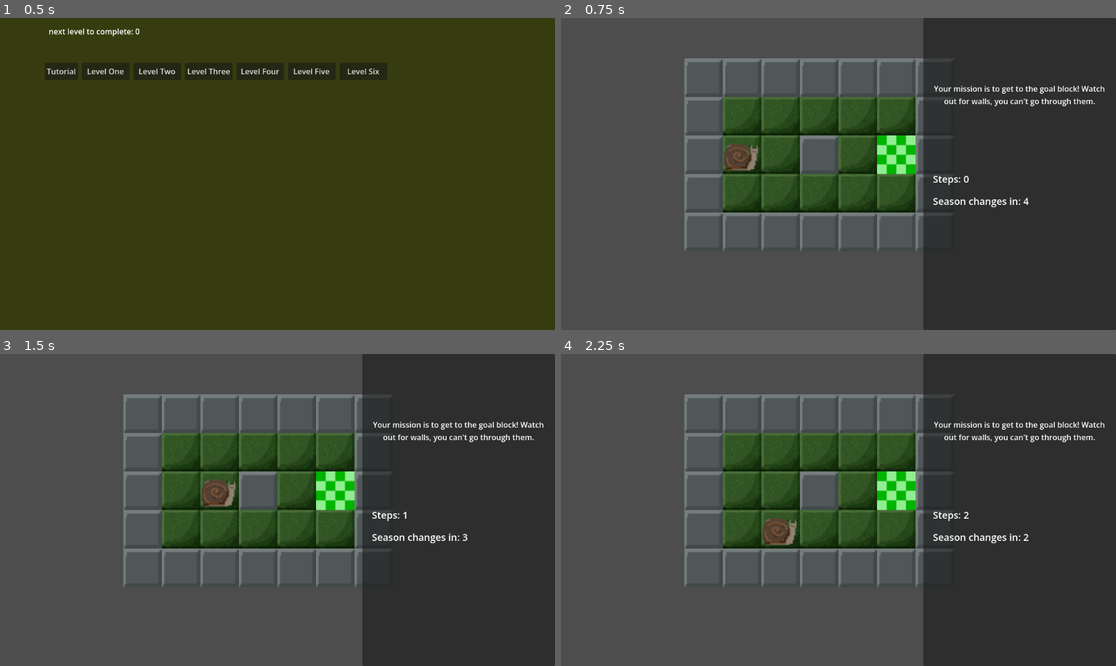
Above: before the commit, frames 1-4 (two rows, left to right).
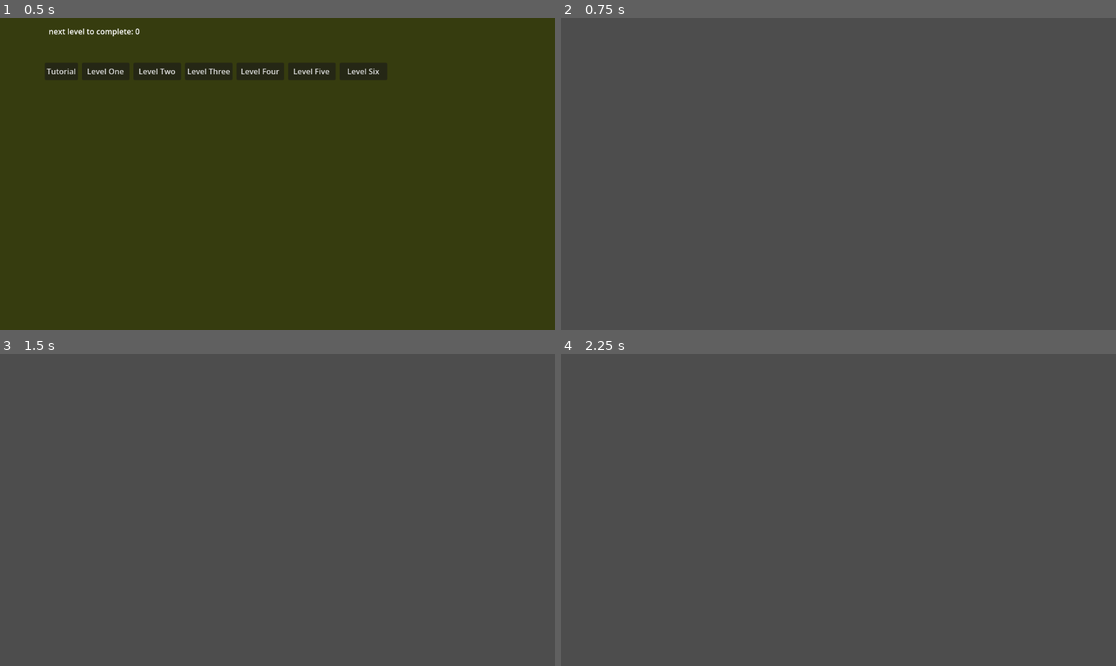
Above: after the commit, the same moments.

Repository: Caleb-sbani/project-seasons
Game: Godot game, scene res://scenes/LevelSelect.tscn
Two runs of this game, one before a commit and one after it. Both use one fixed random seed, a clock stepped at 60 frames per second and the inputs below.
Inputs:
- Up to frame 1 (0.5 s): no input
- Up to frame 2 (0.75 s): click "Tutorial" at 0.5 s
- Up to frame 3 (1.5 s): tap Enter at 1.25 s; hold Right (ui_right) from 1.28 s (still down); tap H at 1.35 s
- Up to frame 4 (2.25 s): tap Space at 2 s; release Right (ui_right) at 2.03 s; hold Down (ui_down) from 2.03 s (still down); tap R at 2.1 s

Frame 1 is identical in both runs. In frame 2, 48% of the frame differs, in the area x 22-100%, y 0-100%; in frame 3, 48%; in frame 4, 48%.
Error after the commit: Parse Error: Preload file "res://SettingsMenu.tscn" does not exist. (res://scripts/tutorial_lvl.gd:25)

Commit message:
Update tutorial_lvl.gd
Updated tutorial to have settings button

Diff:
--- a/GameFiles/project-seasons/scripts/tutorial_lvl.gd
+++ b/GameFiles/project-seasons/scripts/tutorial_lvl.gd
@@ -10,6 +10,8 @@
 var has_honey = false
 var wind_direction = Vector2i(1, 0)  # right by default
 
+var input_locked = false
+
 # ttrackers for tutorial highlights
 var shown_step_counter_hint = false
 var shown_change_freq_hint = false
@@ -19,6 +21,8 @@
 var player_sprite = null
 var tutorial_panel = null
 var boxes = []
+
+var settings_scene = preload("res://SettingsMenu.tscn")
 
 func _ready():
 	setup_ui()
@@ -72,6 +76,33 @@
 	hud.position = Vector2(20, 320)
 	right_panel.add_child(hud)
 
+	# --- Settings Button ---
+	# --- Settings Button ---
+	var settings_button = Button.new()
+	settings_button.name = "SettingsButton"
+	settings_button.text = "⚙"  # gear symbol for settings
+	settings_button.tooltip_text = "Settings"
+	settings_button.size_flags_horizontal = Control.SIZE_SHRINK_CENTER
+	settings_button.size_flags_vertical = Control.SIZE_SHRINK_CENTER
+	settings_button.custom_minimum_size = Vector2(40, 40)  # button size
+
+	# Anchors to top-right corner
+	settings_button.anchor_left = 1.0
+	settings_button.anchor_top = 0.0
+	settings_button.anchor_right = 1.0
+	settings_button.anchor_bottom = 0.0
+
+	# Offset from top-right
+	settings_button.offset_left = -50  # distance from right edge
+	settings_button.offset_top = 10    # distance from top
+	settings_button.offset_right = 0
+	settings_button.offset_bottom = 0
+
+	ui.add_child(settings_button)
+
+	# connect the pressed signal
+	settings_button.pressed.connect(_on_settings_pressed)
+
 	# step counter
 	var step_label = Label.new()
 	step_label.name = "StepCounter"
@@ -105,6 +136,19 @@
 	hud.add_child(wind_label)
 
 	tutorial_panel = text_container
+
+func _on_settings_pressed():
+	if input_locked:
+		return
+
+	input_locked = true
+
+	var settings = settings_scene.instantiate()
+	settings.tree_exited.connect(_on_settings_closed)
+	$UI.add_child(settings)
+
+func _on_settings_closed():
+	input_locked = false
 
 func load_stage(stage_num: int):
 	# clears the previous level
@@ -235,6 +279,9 @@
 	$UI/RightPanel/HUD/ChangeFrequency.text = "Season changes in: %d" % steps_until_change
 
 func _unhandled_input(event):
+	if input_locked:
+		return
+
 	var direction = Vector2i.ZERO
 
 	if event.is_action_pressed("ui_up"):
@@ -444,8 +491,6 @@
 		show_tutorial_text("Now that you're an expert, my job is done! The rest you'll figure out as you progress through the levels. Good luck!")
 		await get_tree().create_timer(4).timeout
 		# go to level select (not yet implemented)
-		if GlobalLevel.completedLevel < 0:
-			GlobalLevel.completedLevel = 0;
 		get_tree().change_scene_to_file("res://scenes/LevelSelect.tscn")
 	else:
 		# fade to black and load next stage
